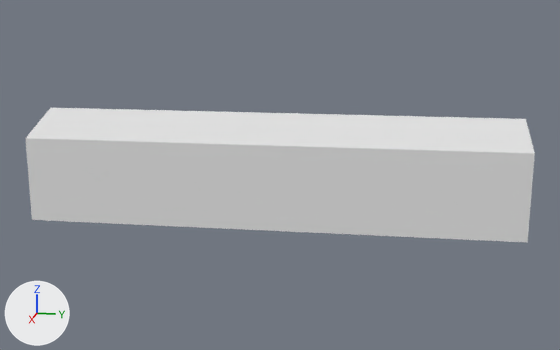
One commit to the glTF model public/raw/thirteen/thirteen.gltf: the scene before it, then after it.
Camera for both pictures: a camera (50 mm lens) standing at (3.15, 0.631, 0.779) and looking at (0.021, 0.005, -0.003). Arrows for +X, +Y and +Z are at lower left; the lights stay in place. Where no turn or scale is listed for an object, it has been applied to the vertices. Vertices at the same position are counted once.

Script lines for the objects in view, before the commit:
```python
me_cube_004 = bpy.data.meshes.new('Cube.004')
me_cube_004.from_pydata(...)  # 516 vertices, 1028 faces; spans x -0.29..0.31, y -1.01..1.0, z -0.17..0.26
me_cube_004.materials.append(mat_material)  # white #e7e7e7
ob_cube_005 = bpy.data.objects.new('Cube.005', me_cube_004)
ob_cube_005.location = (0.0, 0.0, 0.0)
```
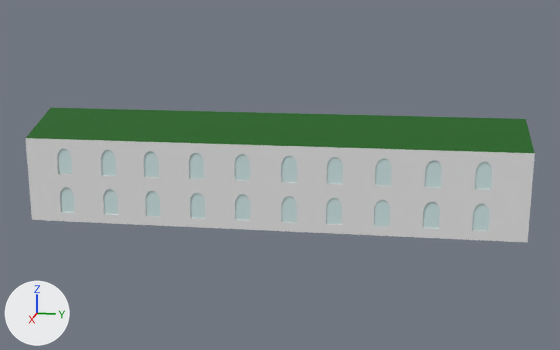
What differs and where, as boxes [x1, y1, x2, y2] in the pictures (560 x 350 px):
part 1 of me_cube_004, added: after [25, 138, 535, 242]
part 2 of me_cube_004, recoloured (white to green): [26, 108, 535, 153] in both

The change in detail:
Material 'Материал' (mat_материал) is new.
Its base color is (0.00091, 0.114, 0.0) (dark green #035f00).
Material 'Материал.002' (mat_материал_002) is new.
Its base color is (0.641, 0.8, 0.8) (white #d1e7e7).
Its roughness is 0.0.
me_cube_004 is used by ob_cube_005; location (0.0, 0.0, 0.0).
me_cube_004 had 516 vertices, 1028 faces and spanned x -0.29..0.31, y -1.01..1.0, z -0.17..0.26.
me_cube_004 now has 3256 vertices, 6508 faces and spans x -0.29..0.31, y -1.01..1.0, z -0.17..0.26.
me_cube_004 part 1: 2740 vertices added at x 0.22..0.31, y -0.86..0.86, z -0.13..0.14.
me_cube_004 part 2: 8 faces spanning x -0.29..0.31, y -1.01..1.0, z 0.17..0.26 switch from mat_material (white #e7e7e7) to mat_материал (dark green #035f00).
me_cube_004 now uses material mat_материал_002 (white #d1e7e7).
